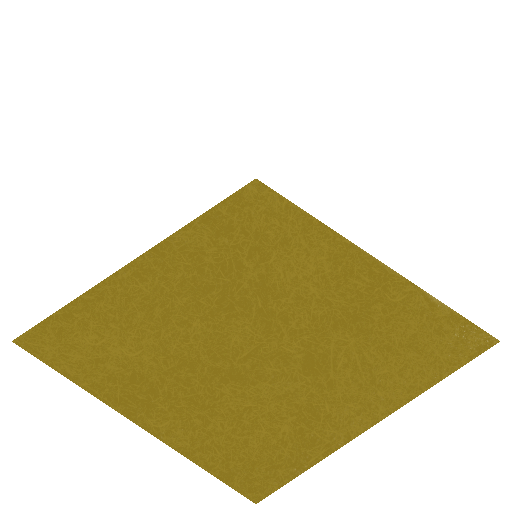
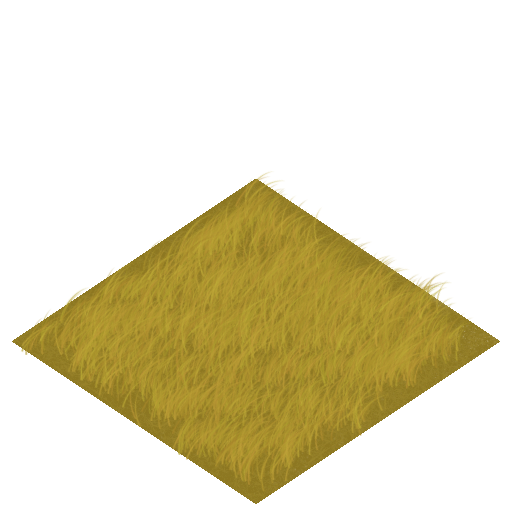
Layer changes from the first 512x512 image to the second:
added layer "Layer 1" above "ground" over [20, 171, 474, 492]
